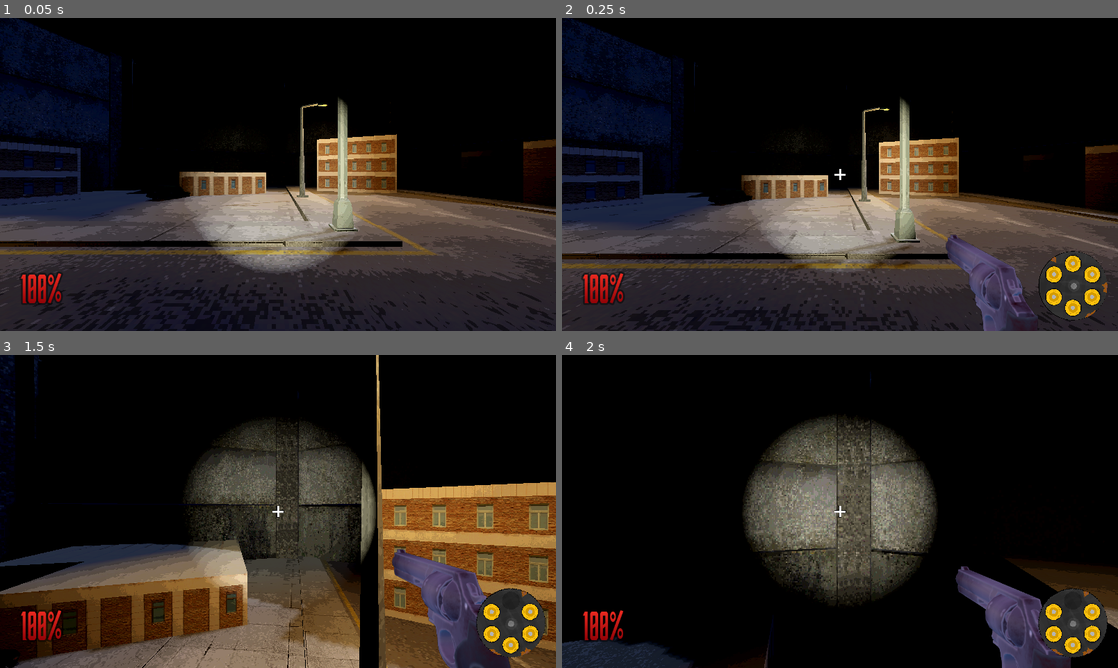
Above: before the commit, frames 1-4 (two rows, left to right).
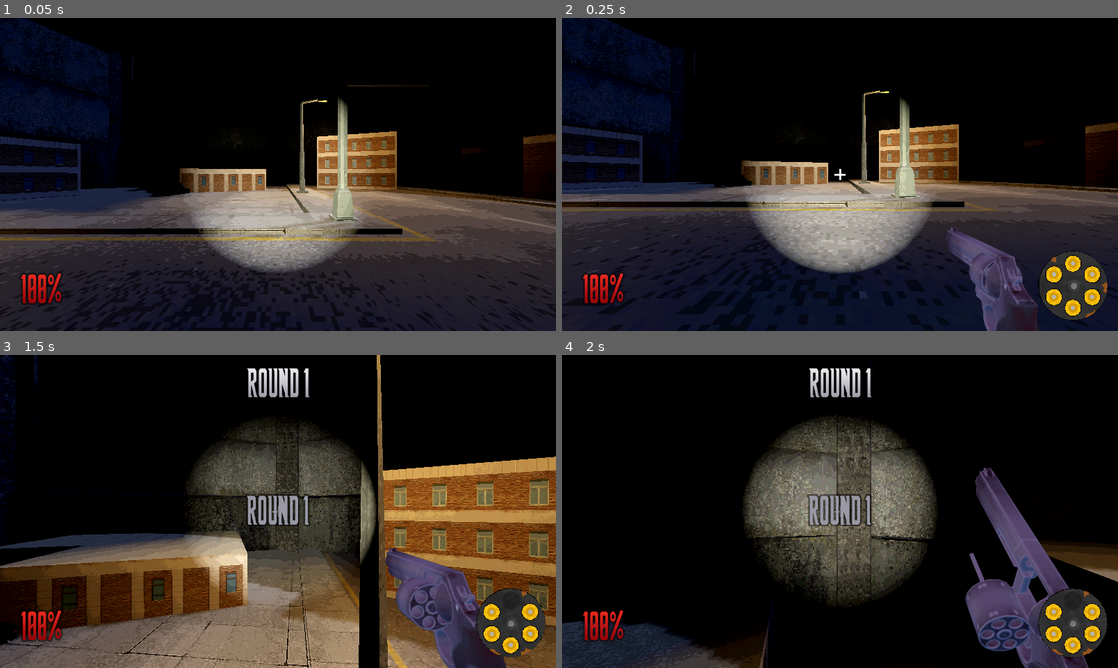
Above: after the commit, the same moments.

Repository: goob30/hackclub-haven
Game: Godot game, scene res://scenes/main.tscn
The game is run twice, just before and just after one commit, with the same random seed, the same clock (stepped at 60 frames per second) and the same inputs.
Inputs (mouse positions are in pixels of both pictures, inside the frame that each line leads up to):
- Up to frame 1 (0.05 s): no input
- Up to frame 2 (0.25 s): no input
- Up to frame 3 (1.5 s): move the mouse to (305, 511) at 0.52 s; hold W (move_forward) from 0.53 s (still down); click (305, 511) at 0.6 s; tap Space (jump) at 0.77 s; move the mouse to (250, 511) at 1.27 s; tap F (parry) at 1.35 s
- Up to frame 4 (2 s): keep holding W (move_forward); tap Space (jump) at 1.52 s

The runs differ from the first frame. In frame 1, 12% of the frame differs, in the area x 0-100%, y 0-100%; in frame 2, 36%; in frame 3, 32%; in frame 4, 14%.

Commit message:
Add round system, enemy arrows, spider wall climbing, reload and gun sounds, drone fixes

Diff:
--- a/enemy_melee.gd
+++ b/enemy_melee.gd
@@ -13,6 +13,17 @@
 @export var size_scale := 2.0
 @export var reverse_facing := false
 
+@export_group("Climbing")
+@export var climb_speed := 3.0
+@export var climb_push := 1.0
+@export var climb_grace := 0.3
+@export var climb_max_normal_y := 0.4
+@export var climb_player_above := 0.5
+@export var climb_tilt_degrees := 90.0
+@export var climb_tilt_speed := 10.0
+# Local point the visual pivots around when tilting onto a wall.
+@export var climb_pivot := Vector3(0.0, 0.14, -0.14)
+
 var player: Node3D
 var raycast: RayCast3D
 var attack_timer: Timer
@@ -25,6 +36,13 @@
 var is_biting := false
 var cooldown := 0.0
 
+var climbing := false
+var _on_climb_wall := false
+var _climb_normal := Vector3.ZERO
+var _climb_timer := 0.0
+var _tilt := 0.0
+var _tilt_pivot: Node3D
+
 
 func _ready() -> void:
 	add_to_group("enemy")
@@ -43,6 +61,14 @@
 	bite_particles = find_child("BiteParticles", true, false) as GPUParticles3D
 	bite_point = find_child("BitePoint", true, false) as Marker3D
 	hit_particles = find_child("HitParticles", true, false) as GPUParticles3D
+
+	# Wrap the visual so it can tilt without fighting walk_animation's bob.
+	var visual := get_node_or_null("Total") as Node3D
+	if visual != null:
+		_tilt_pivot = Node3D.new()
+		_tilt_pivot.name = "ClimbPivot"
+		add_child(_tilt_pivot)
+		visual.reparent(_tilt_pivot, false)
 
 	if raycast != null:
 		raycast.enabled = true
@@ -71,35 +97,100 @@
 		if destroyed or not is_inside_tree():
 			return
 
-	if not is_on_floor():
-		velocity += get_gravity() * delta
-	elif velocity.y < 0.0:
-		velocity.y = 0.0
-
-	if is_instance_valid(player) and player.is_inside_tree():
-		var offset := player.global_position - global_position
-		var horizontal := Vector3(offset.x, 0.0, offset.z)
-
-		if horizontal.length() > 0.5:
-			var facing_direction := -horizontal if reverse_facing else horizontal
-			look_at(global_position + facing_direction, Vector3.UP, false)
-
-		if horizontal.length() <= stop_distance:
+	var has_player := is_instance_valid(player) and player.is_inside_tree()
+	var offset := Vector3.ZERO
+	if has_player:
+		offset = player.global_position - global_position
+	var horizontal := Vector3(offset.x, 0.0, offset.z)
+	var chasing := has_player and horizontal.length() > stop_distance
+	_update_climb(delta, horizontal.normalized(), chasing, offset.y > climb_player_above)
+
+	if climbing:
+		var into_wall := -_climb_normal
+		if _on_climb_wall:
+			velocity = into_wall * climb_push + Vector3.UP * climb_speed
+		else:
+			# Lost the wall: push forward over the lip.
+			velocity = into_wall * move_speed + Vector3.UP * climb_speed
+		_face(into_wall)
+	else:
+		if not is_on_floor():
+			velocity += get_gravity() * delta
+		elif velocity.y < 0.0:
+			velocity.y = 0.0
+
+		if has_player:
+			if horizontal.length() > 0.5:
+				_face(horizontal)
+
+			if not chasing:
+				velocity.x = 0.0
+				velocity.z = 0.0
+			else:
+				var direction := horizontal.normalized()
+				velocity.x = direction.x * move_speed
+				velocity.z = direction.z * move_speed
+		else:
 			velocity.x = 0.0
 			velocity.z = 0.0
+
+	if has_player and raycast != null:
+		var aim_point := player.global_position + Vector3(0.0, 0.5, 0.0)
+		raycast.target_position = raycast.to_local(aim_point)
+
+	_update_tilt(delta)
+	move_and_slide()
+
+
+func _face(direction: Vector3) -> void:
+	var facing_direction := -direction if reverse_facing else direction
+	look_at(global_position + facing_direction, Vector3.UP, false)
+
+
+func _update_climb(delta: float, direction: Vector3, chasing: bool, player_above: bool) -> void:
+	var wall := _find_climb_wall()
+	if wall != Vector3.ZERO:
+		var pushing := chasing and direction.dot(-wall) > 0.3
+		if pushing or (climbing and player_above):
+			climbing = true
+			_on_climb_wall = true
+			_climb_normal = wall
+			_climb_timer = climb_grace
 		else:
-			var direction := horizontal.normalized()
-			velocity.x = direction.x * move_speed
-			velocity.z = direction.z * move_speed
-
-		if raycast != null:
-			var aim_point := player.global_position + Vector3(0.0, 0.5, 0.0)
-			raycast.target_position = raycast.to_local(aim_point)
-	else:
-		velocity.x = 0.0
-		velocity.z = 0.0
-
-	move_and_slide()
+			climbing = false
+	elif climbing:
+		_on_climb_wall = false
+		_climb_timer -= delta
+		if _climb_timer <= 0.0 or is_on_floor():
+			climbing = false
+
+
+func _find_climb_wall() -> Vector3:
+	for i in get_slide_collision_count():
+		var collision := get_slide_collision(i)
+		var normal := collision.get_normal()
+		if absf(normal.y) > climb_max_normal_y:
+			continue
+		var collider := collision.get_collider() as Node
+		if collider != null and (collider.is_in_group("player") or collider.is_in_group("enemy")):
+			continue
+		normal.y = 0.0
+		if normal.length_squared() > 0.0001:
+			return normal.normalized()
+	return Vector3.ZERO
+
+
+func _update_tilt(delta: float) -> void:
+	if _tilt_pivot == null:
+		return
+	var target := deg_to_rad(climb_tilt_degrees) if climbing else 0.0
+	var pivot := climb_pivot
+	if reverse_facing:
+		target = -target
+		pivot.z = -pivot.z
+	_tilt = lerpf(_tilt, target, 1.0 - exp(-climb_tilt_speed * delta))
+	var tilt_basis := Basis(Vector3.RIGHT, _tilt)
+	_tilt_pivot.transform = Transform3D(tilt_basis, pivot - tilt_basis * pivot)
 
 
 func _bite() -> void:
--- a/objects/player.gd
+++ b/objects/player.gd
@@ -340,6 +340,11 @@
 	tween.tween_property(container, "position", container_offset - Vector3(0, 1, 0), 0.1)
 	tween.tween_callback(change_weapon) # Changes the model
 
+func reload_weapon() -> void:
+	for n in container.get_children():
+		if n.has_method("reload") and n.reload():
+			Audio.play("sounds/revolver_reload.mp3")
+
 # Switches the weapon model (off-screen)
 
 func change_weapon():
--- a/scenes/EnemyBullet.tscn
+++ b/scenes/EnemyBullet.tscn
@@ -9,7 +9,7 @@
 rings = 8
 
 [node name="CharacterBody3D" type="CharacterBody3D" unique_id=1823632028]
-transform = Transform3D(0.105, 0, 0, 0, 0.105, 0, 0, 0, 0.105, 0, 0, 0)
+transform = Transform3D(0.525, 0, 0, 0, 0.525, 0, 0, 0, 0.525, 0, 0, 0)
 script = ExtResource("1_63f26")
 
 [node name="CollisionShape3D" type="CollisionShape3D" parent="." unique_id=1796773698]
--- a/scenes/enemy_bullet.gd
+++ b/scenes/enemy_bullet.gd
@@ -1,7 +1,7 @@
 class_name EnemyBullet
 extends CharacterBody3D
 
-@export var speed := 8
+@export var speed := 16
 @export var lifetime := 8.0
 
 var direction := Vector3.ZERO
@@ -17,6 +17,8 @@
 ) -> void:
 	direction = flight_direction.normalized()
 	shooter = source
+	if source is PhysicsBody3D:
+		add_collision_exception_with(source)
 	damage_amount = damage
 	time_left = lifetime
 
--- a/scenes/main.tscn
+++ b/scenes/main.tscn
@@ -4,12 +4,12 @@
 [ext_resource type="PackedScene" uid="uid://dl2ed4gkybggf" path="res://objects/player.tscn" id="2_elriq"]
 [ext_resource type="Script" uid="uid://by0qn28x1i1jj" path="res://scripts/hud.gd" id="3_s8mkj"]
 [ext_resource type="FontFile" uid="uid://b2tyb5oleohda" path="res://fonts/shadow_of_xizor.ttf" id="3_w27de"]
-[ext_resource type="Shader" path="res://fonts/text_gradient.gdshader" id="4_grad"]
+[ext_resource type="Shader" uid="uid://dcivx1w1peqi1" path="res://fonts/text_gradient.gdshader" id="4_grad"]
 [ext_resource type="PackedScene" uid="uid://btftbios0gv8" path="res://scenes/coliseum.tscn" id="6_tefeu"]
 [ext_resource type="PackedScene" uid="uid://cb4bfj6rexuv2" path="res://arena/assets/Buildings Prebuild/Ready scenes/flat_lshape_brick.tscn" id="7_o6xl0"]
 [ext_resource type="PackedScene" uid="uid://chylygj11gwii" path="res://arena/assets/Buildings Prebuild/Ready scenes/flat_lshape.tscn" id="8_tipki"]
 [ext_resource type="PackedScene" uid="uid://b73y0nhbt21j7" path="res://arena/assets/Buildings Prebuild/Ready scenes/flat_lshape_large_alt.tscn" id="9_85g3d"]
-[ext_resource type="PackedScene" uid="uid://cvwj2i2klphrx" path="res://SpiderEnemy.tscn" id="9_jkv2x"]
+[ext_resource type="Script" uid="uid://8romm2il42jy" path="res://scripts/round_manager.gd" id="9_rounds"]
 [ext_resource type="PackedScene" uid="uid://bpwde75ssif0y" path="res://arena/assets/Buildings Prebuild/Ready scenes/flat_lshape_vertical_stripes.tscn" id="10_choun"]
 [ext_resource type="PackedScene" uid="uid://b1hurdbhymgqw" path="res://arena/assets/Buildings Prebuild/Ready scenes/flat_square_brick.tscn" id="12_eb6dy"]
 [ext_resource type="PackedScene" uid="uid://xtrayq50sa4w" path="res://arena/assets/Buildings Prebuild/Ready scenes/flat_square_brick_alt.tscn" id="13_trceg"]
@@ -104,8 +104,7 @@
 vertical_alignment = 2
 
 [node name="Enemies" type="Node" parent="." unique_id=2021581775]
-
-[node name="SpiderMelee" parent="Enemies" unique_id=2110410114 instance=ExtResource("9_jkv2x")]
+script = ExtResource("9_rounds")
 
 [node name="Coliseum" parent="." unique_id=791044948 groups=["arena"] instance=ExtResource("6_tefeu")]
 segment_count = 9
@@ -156,7 +155,7 @@
 transform = Transform3D(1, 0, 0, 0, 1, 0, 0, 0, 1, 0, 0, -48.00001)
 
 [node name="road_1_Tjunction" parent="road_1_straight2" unique_id=1994094118 instance=ExtResource("19_0ld40")]
-transform = Transform3D(-1, 0, -8.742278e-08, 0, 1, 0, 8.742278e-08, 0, -1, 7.6293945e-06, 0, -44)
+transform = Transform3D(-1, 0, -8.742278e-08, 0, 1, 0, 8.742278e-08, 0, -1, -0.00072288513, 0, -43.997684)
 
 [node name="road_1_straight6" parent="road_1_straight2" unique_id=615463438 instance=ExtResource("19_gqmmt")]
 transform = Transform3D(1, 0, 0, 0, 1, 0, 0, 0, 1, 0, 0, -32)
@@ -244,5 +243,3 @@
 script = ExtResource("25_autocol")
 
 [connection signal="health_updated" from="Player" to="HUD" method="_on_health_updated"]
-
-[editable path="Enemies/SpiderMelee"]
--- a/scripts/revolver_model.gd
+++ b/scripts/revolver_model.gd
@@ -20,6 +20,7 @@
 signal ammo_changed(ammo: int, capacity: int)
 
 const SHOTS := 6
+const RELOAD_SPEED := 0.5
 
 @export var shoot_speed: float = 2.0
 
@@ -41,13 +42,21 @@
 	_anim.play("Shoot", -1, shoot_speed)
 	_anim.seek(idx * seg, true)
 
+func reload() -> bool:
+	if not _anim or reloading or ammo >= SHOTS:
+		return false
+	reloading = true
+	_seg_end = -1.0
+	_anim.play("Reload", -1, RELOAD_SPEED)
+	return true
+
 func _process(_delta: float) -> void:
 	if _anim and _seg_end >= 0.0 and _anim.current_animation == "Shoot" and _anim.current_animation_position >= _seg_end:
 		_anim.pause()
 		_seg_end = -1.0
 		if ammo == 0:
 			reloading = true
-			_anim.play("Reload")
+			_anim.play("Reload", -1, RELOAD_SPEED)
 
 func _on_anim_finished(anim_name: StringName) -> void:
 	if anim_name == "Reload":
--- /dev/null
+++ b/scripts/round_manager.gd
@@ -0,0 +1,183 @@
+extends Node
+
+const DRONE := preload("res://DroneFly.tscn")
+const SPIDER := preload("res://SpiderEnemy.tscn")
+const ENEMY_BULLET := preload("res://scenes/EnemyBullet.tscn")
+
+# Health units each enemy counts for in the round budget
+const DRONE_HEALTH := 1
+const SPIDER_HEALTH := 2
+
+const BASE_BUDGET := 5
+const DRONE_SCALE := 0.5
+const ROUND_DELAY := 1.0
+const BANNER_TIME := 2.0
+const SPAWN_SHAKE := 0.8
+const MIN_PLAYER_DISTANCE := 12.0
+const CLEARANCE_RADIUS := 0.8
+const SPAWN_ATTEMPTS := 60
+const RAY_TOP := 80.0
+const RAY_BOTTOM := -40.0
+const ARROW_GAP := 0.5
+const ARROW_PIXEL_SIZE := 0.0015
+
+static var _arrow_tex: ImageTexture
+
+var round_number := 0
+var _waiting := false
+var _label: Label
+var _banner: Label
+
+
+func _ready() -> void:
+	_build_label()
+	_waiting = true
+	await get_tree().create_timer(1.0).timeout
+	_start_round()
+
+
+func _process(_delta: float) -> void:
+	if _waiting or round_number == 0:
+		return
+	if get_tree().get_nodes_in_group("enemy").is_empty():
+		_waiting = true
+		await get_tree().create_timer(ROUND_DELAY).timeout
+		_start_round()
+
+
+func _start_round() -> void:
+	round_number += 1
+	_label.text = "ROUND %d" % round_number
+	_banner.text = "ROUND %d" % round_number
+	_banner.visible = true
+	var player = get_tree().get_first_node_in_group("player")
+	if player and player.has_method("reload_weapon"):
+		player.reload_weapon()
+	await get_tree().create_timer(BANNER_TIME).timeout
+	_banner.visible = false
+	var budget := round_number + BASE_BUDGET
+	while budget > 0:
+		var spider := budget >= SPIDER_HEALTH and randf() < 0.4
+		_spawn(spider)
+		budget -= SPIDER_HEALTH if spider else DRONE_HEALTH
+	if player:
+		player.shake = SPAWN_SHAKE
+	_waiting = false
+
+
+func _spawn(spider: bool) -> void:
+	var spot := _find_spot()
+	var enemy := (SPIDER if spider else DRONE).instantiate() as Node3D
+	if not spider:
+		enemy.set("bullet_scene", ENEMY_BULLET)
+		enemy.scale = Vector3.ONE * DRONE_SCALE
+		spot.y += 1.5
+	enemy.position = spot
+	_add_arrow(enemy)
+	add_child(enemy)
+
+
+# Always-visible red arrow above the enemy's head, constant on-screen size
+func _add_arrow(enemy: Node3D) -> void:
+	var top := -INF
+	for mi in enemy.find_children("*", "MeshInstance3D", true, false):
+		var t := Transform3D.IDENTITY
+		var n: Node = mi
+		while n != enemy:
+			t = (n as Node3D).transform * t
+			n = n.get_parent()
+		top = maxf(top, (t * (mi as MeshInstance3D).get_aabb()).end.y)
+	if top == -INF:
+		top = 1.0
+
+	var extra = enemy.get("size_scale")
+	var s: float = enemy.scale.x * (extra if extra != null else 1.0)
+
+	var arrow := Sprite3D.new()
+	arrow.texture = _get_arrow_texture()
+	arrow.texture_filter = BaseMaterial3D.TEXTURE_FILTER_NEAREST
+	arrow.billboard = BaseMaterial3D.BILLBOARD_ENABLED
+	arrow.fixed_size = true
+	arrow.no_depth_test = true
+	arrow.shaded = false
+	arrow.double_sided = true
+	arrow.render_priority = 100
+	arrow.cast_shadow = GeometryInstance3D.SHADOW_CASTING_SETTING_OFF
+	arrow.pixel_size = ARROW_PIXEL_SIZE
+	arrow.scale = Vector3.ONE / s
+	arrow.position = Vector3(0, top + ARROW_GAP / s, 0)
+	enemy.add_child(arrow)
+
+
+func _get_arrow_texture() -> ImageTexture:
+	if _arrow_tex:
+		return _arrow_tex
+	const N := 32
+	var img := Image.create(N, N, false, Image.FORMAT_RGBA8)
+	for y in N:
+		var half := (N - 1 - y) * 0.5
+		for x in N:
+			var d := absf(x - (N - 1) * 0.5)
+			if d <= half + 1.0 and y < N - 1:
+				img.set_pixel(x, y, Color(0, 0, 0, 1) if d > half - 1.5 or y < 2 or y > N - 4 else Color(1, 0.1, 0.1, 1))
+	_arrow_tex = ImageTexture.create_from_image(img)
+	return _arrow_tex
+
+
+# Rays come from above, so a hit is either a roof or the open floor, never a building interior
+func _find_spot() -> Vector3:
+	var arena := get_tree().get_first_node_in_group("arena") as Coliseum
+	var player := get_tree().get_first_node_in_group("player") as Node3D
+	var space := get_viewport().world_3d.direct_space_state
+	var sphere := SphereShape3D.new()
+	sphere.radius = CLEARANCE_RADIUS
+	var fallback := Vector3.ZERO
+
+	for i in SPAWN_ATTEMPTS:
+		var r := arena.get_inner_radius() * sqrt(randf()) * 0.9
+		var a := randf() * TAU
+		var from := arena.global_position + Vector3(cos(a) * r, RAY_TOP, sin(a) * r)
+		var query := PhysicsRayQueryParameters3D.create(from, from + Vector3(0, RAY_BOTTOM - RAY_TOP, 0))
+		var hit := space.intersect_ray(query)
+		if hit.is_empty() or hit.normal.y < 0.7:
+			continue
+		var pos: Vector3 = hit.position
+		fallback = pos
+		if player and pos.distance_to(player.global_position) < MIN_PLAYER_DISTANCE:
+			continue
+		var shape := PhysicsShapeQueryParameters3D.new()
+		shape.shape = sphere
+		shape.transform = Transform3D(Basis(), pos + Vector3(0, CLEARANCE_RADIUS + 0.1, 0))
+		if not space.intersect_shape(shape, 1).is_empty():
+			continue
+		return pos
+	return fallback
+
+
+func _build_label() -> void:
+	var hud := get_tree().current_scene.get_node_or_null("HUD")
+	var health: Label = hud.get_node_or_null("Health") if hud else null
+	_label = Label.new()
+	_label.name = "Round"
+	if health:
+		_label.label_settings = health.label_settings
+		var mat := (health.material as ShaderMaterial).duplicate() as ShaderMaterial
+		mat.set_shader_parameter("top_color", Color(1, 1, 1))
+		mat.set_shader_parameter("bottom_color", Color(0.6, 0.6, 0.65))
+		_label.material = mat
+	_label.set_anchors_preset(Control.PRESET_CENTER_TOP)
+	_label.grow_horizontal = Control.GROW_DIRECTION_BOTH
+	_label.position.y = 16
+	(hud if hud else self).add_child(_label)
+
+	_banner = Label.new()
+	_banner.name = "RoundBanner"
+	_banner.visible = false
+	if health:
+		_banner.label_settings = health.label_settings
+		_banner.material = _label.material
+	_banner.set_anchors_preset(Control.PRESET_FULL_RECT)
+	_banner.horizontal_alignment = HORIZONTAL_ALIGNMENT_CENTER
+	_banner.vertical_alignment = VERTICAL_ALIGNMENT_CENTER
+	_banner.mouse_filter = Control.MOUSE_FILTER_IGNORE
+	(hud if hud else self).add_child(_banner)
--- a/walk_animation.gd
+++ b/walk_animation.gd
@@ -36,6 +36,8 @@
 		return
 
 	var speed := Vector2(body.velocity.x, body.velocity.z).length()
+	if body.get("climbing"):
+		speed = body.velocity.length()
 	var movement := clampf(speed / maxf(walk_speed, 0.01), 0.0, 1.0)
 
 	_phase += delta * walk_frequency * movement
Not shown, added: scripts/round_manager.gd.uid
Not shown, added: sounds/revolver_reload.mp3.import
Not shown, changed: sounds/gun_fire.wav
Not shown, added: sounds/revolver_reload.mp3
